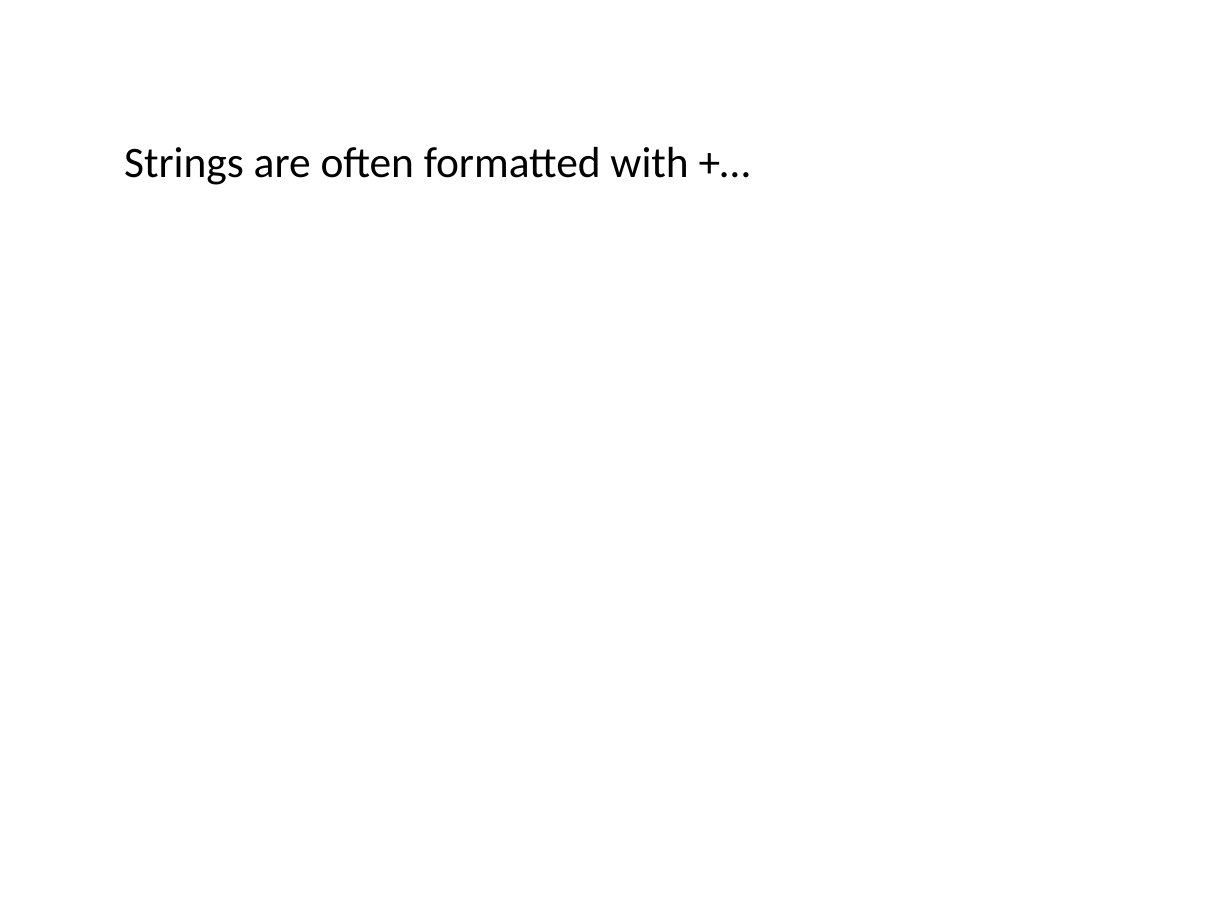
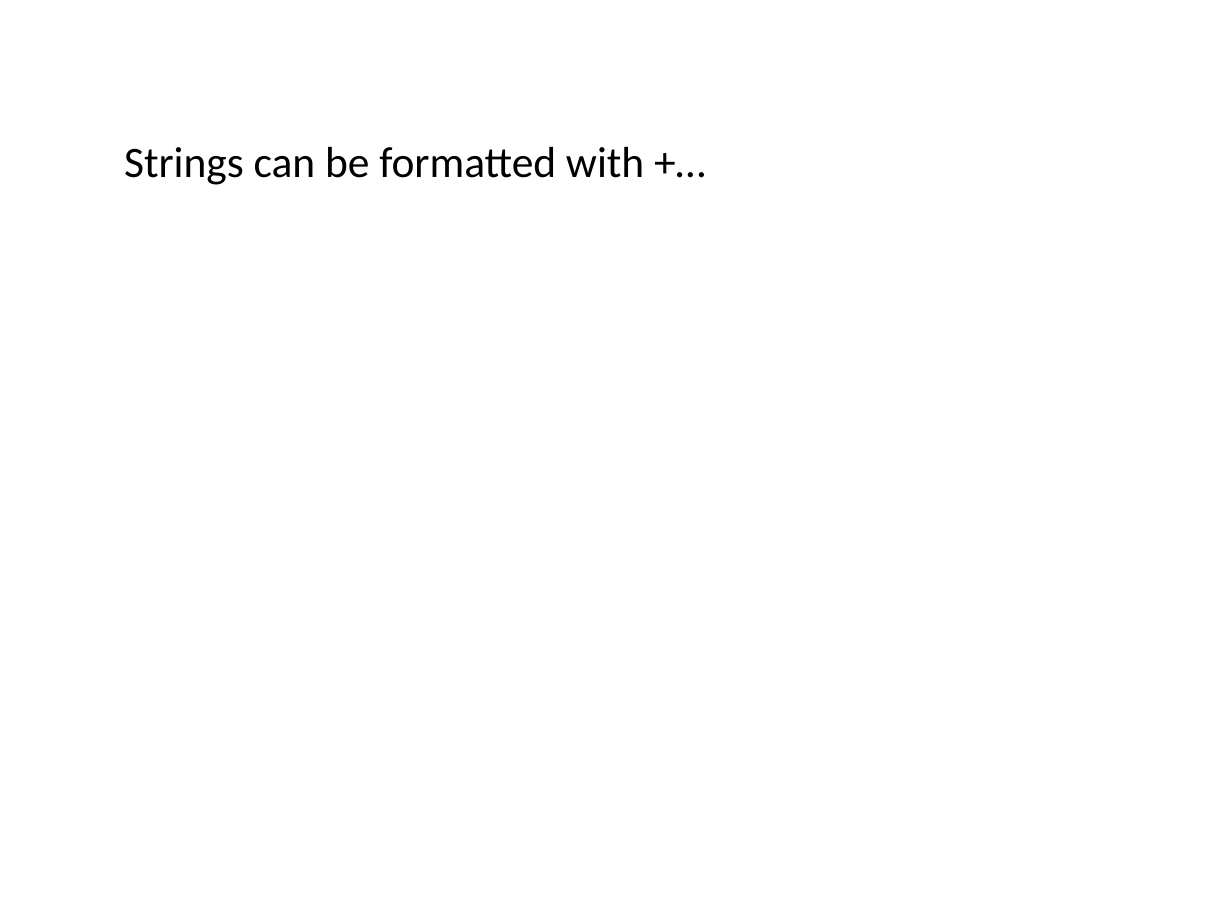
Before and after one commit to ncasuk/ncas-isc, a slide deck: slide 27 of python/presentations/learning_python/07_strings.pptx. Drawn at 1232x924 pixels with LibreOffice and Linux fonts; fonts in the diff are those of the drawing; background and template pictures are left out. Boxes give left, top, right and bottom in pixels: in the first picture for what was removed or moved away, otherwise in the second. Text is boxed around its words. In the diff, an @@ line names an element or a change of style, - is before the commit and + after.

```diff
--- a/python/presentations/learning_python/07_strings.pptx
+++ b/python/presentations/learning_python/07_strings.pptx
@@ text at (x1=124, y1=146, x2=644, y2=185): text changed @@
-Strings are often formatted with +…
+Strings can be formatted with +…
```
Also in this commit, not shown: 8 other slides changed, 1 other file.
